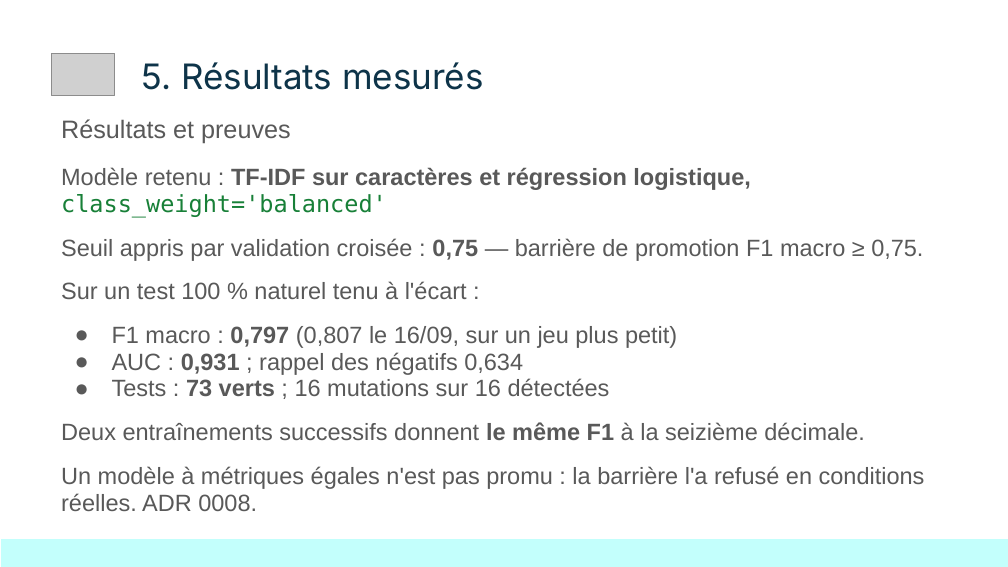
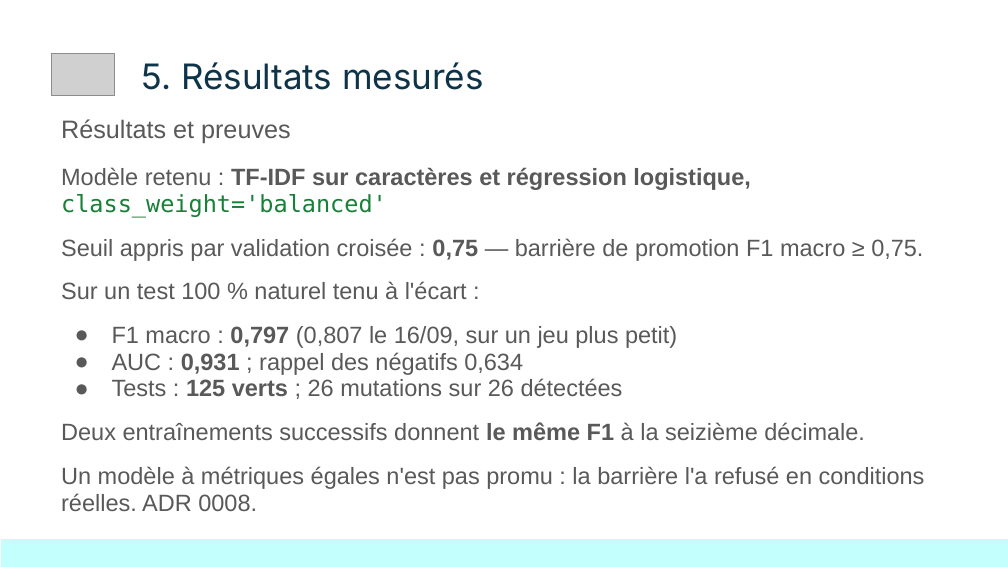
Before and after one commit to KinSushi/reviewpulse-pipeline, a slide deck: slide 7 of docs/presentation/ReviewPulse_DemoDay.pptx. Drawn at 1008x567 pixels with LibreOffice and Linux fonts; fonts in the diff are those of the drawing; grey boxes stand for pictures. Boxes give left, top, right and bottom in pixels: in the first picture for what was removed or moved away, otherwise in the second. Text is boxed around its words. In the diff, an @@ line names an element or a change of style, - is before the commit and + after.

Commit message:
Tous les chiffres recales sur les preuves du 19/09
Le depot annoncait encore 73 tests, 16 mutations, 14 controles, six taches,
9 054 lignes brutes et 9 instantanes. Les mesures du jour sont 125 tests,
26 mutations sur 26, 16 controles, 9 taches, 9 271 lignes brutes et 19
instantanes, plus une charge a 0 % d'erreur, 29,3 requetes par seconde et
p99 925 ms.

Touches : README, conformite Demo Day, backlog, document de reprise, questions
du jury, script de dix minutes, et les trois jeux de diapositives reconstruits.

Deux ajouts au script parle plutot que de simples nombres. Si le jury demande
ce qu'apportent les mutations : deux avaient survecu, l'une montrait que la
porte de qualite n'etait pas prouvee bloquante, l'autre qu'un test passait
pour la mauvaise raison. Et une ligne sur la tenue en charge qui precise que
le premier passage donne 5 874 ms, demarrage a froid compris — un chiffre de
latence sans cette precision serait trompeur.

Le document de reprise renvoie desormais au dernier etat sain,
KG-2026-09-19-g, et rappelle de monter /tmp en memoire.

```diff
--- a/docs/presentation/ReviewPulse_DemoDay.pptx
+++ b/docs/presentation/ReviewPulse_DemoDay.pptx
@@ text at <box>112,378,623,396</box>: text changed @@
-● Tests : 73 verts ; 16 mutations sur 16 détectées
+● Tests : 125 verts ; 26 mutations sur 26 détectées
```
Also in this commit, not shown: 1 other slide changed, 11 other files.
